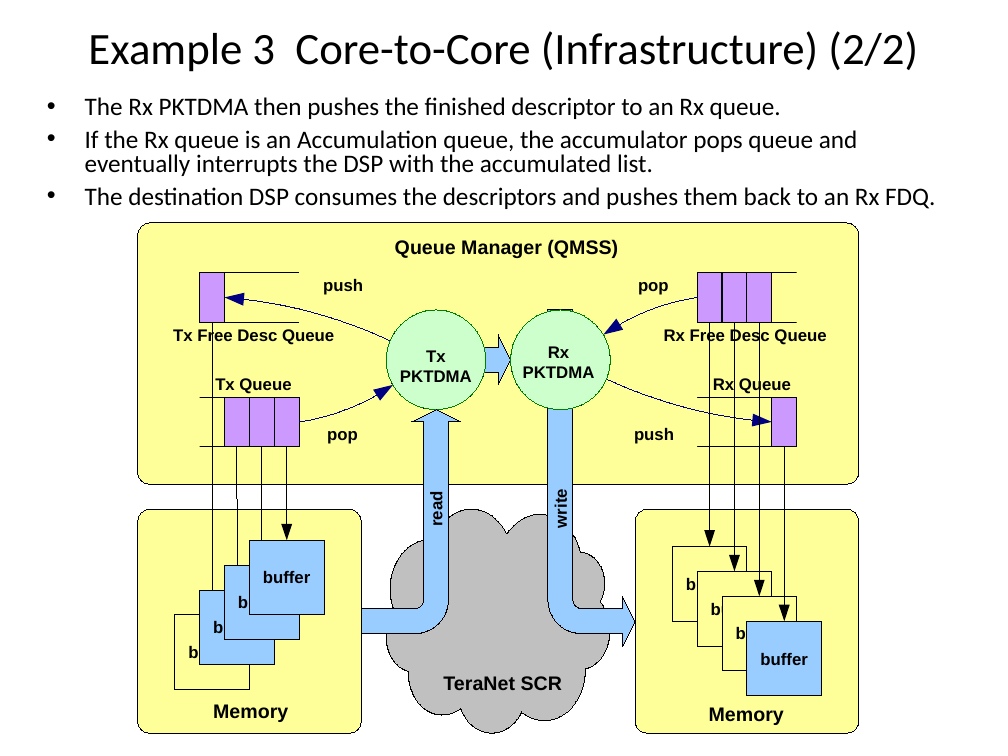
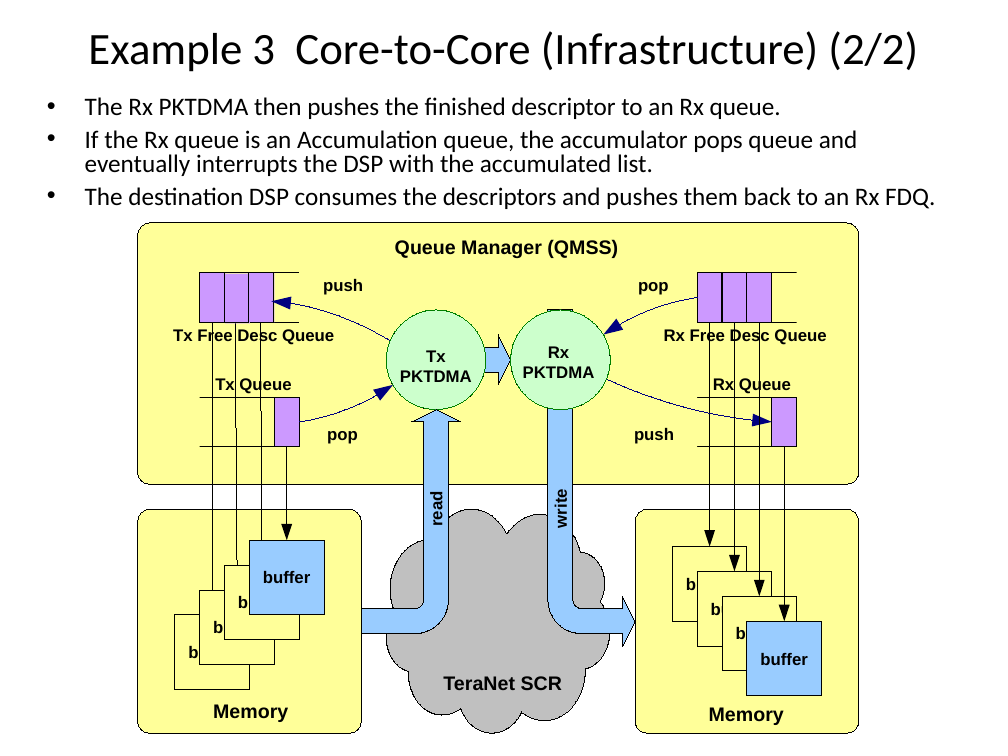
Before and after one commit to hari1989/keystone-workshop, a slide deck: slide 35 of slides/KeyStone Multicore Navigator.pptx. Drawn at 1008x756 pixels with LibreOffice and Linux fonts; fonts in the diff are those of the drawing; background and template pictures are left out. Boxes give left, top, right and bottom in pixels: in the first picture for what was removed or moved away, otherwise in the second. Text is boxed around its words. In the diff, an @@ line names an element or a change of style, - is before the commit and + after.

```diff
--- a/slides/KeyStone Multicore Navigator.pptx
+++ b/slides/KeyStone Multicore Navigator.pptx
@@ 4 rectangles: place and size @@
-4 rectangles at bbox=[225, 397, 274, 447]
+4 rectangles at bbox=[224, 272, 274, 324]
@@ freeform shape: place and size @@
-freeform shape at bbox=[225, 292, 245, 305]
+freeform shape at bbox=[271, 296, 291, 309]
@@ line moved from (237, 447) - (237, 575) to (235, 320) - (237, 575) @@
@@ line moved from (262, 447) - (262, 550) to (260, 320) - (262, 550) @@
@@ freeform shape: place and size @@
-freeform shape at bbox=[242, 299, 390, 341]
+freeform shape at bbox=[285, 302, 390, 341]
@@ rectangle at bbox=[225, 565, 299, 640]: fill #99CCFF to #FFFF99 @@
@@ rectangle at bbox=[200, 590, 274, 664]: fill #99CCFF to #FFFF99 @@
```
Also in this commit, not shown: 1 other slide changed.
